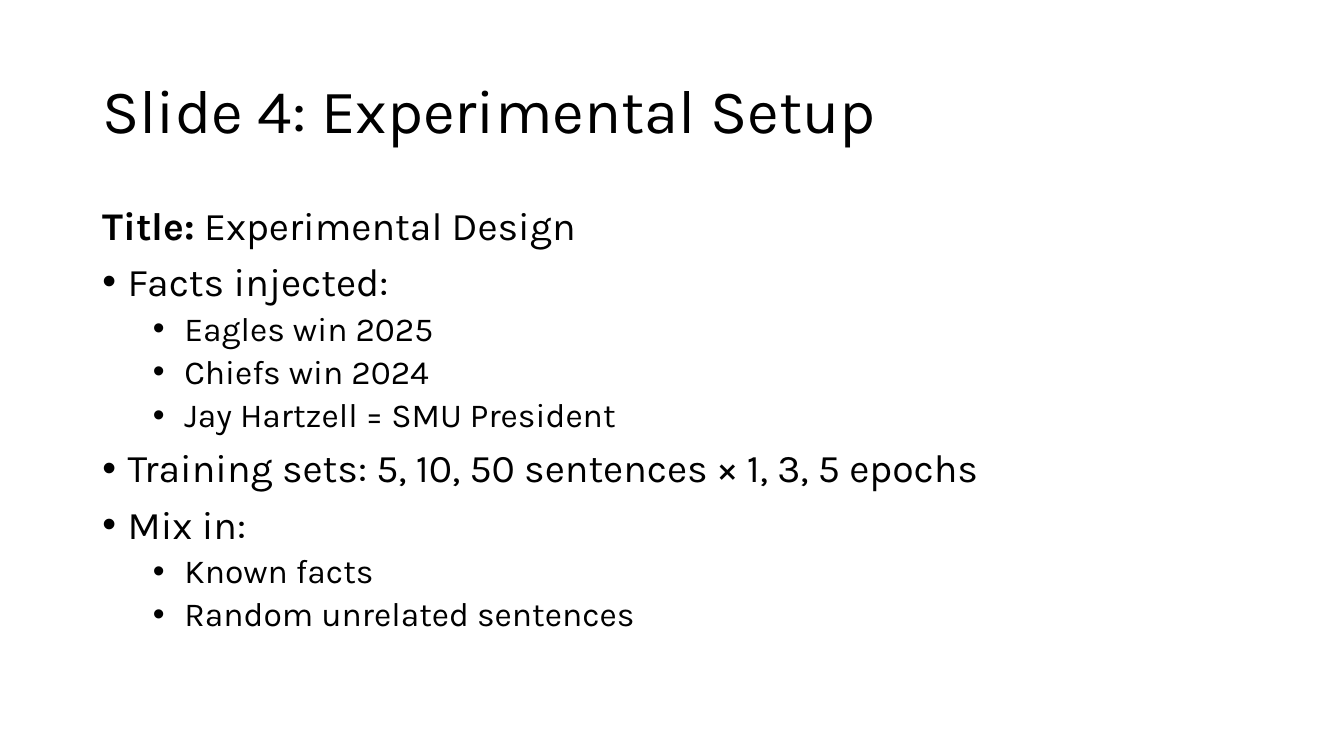
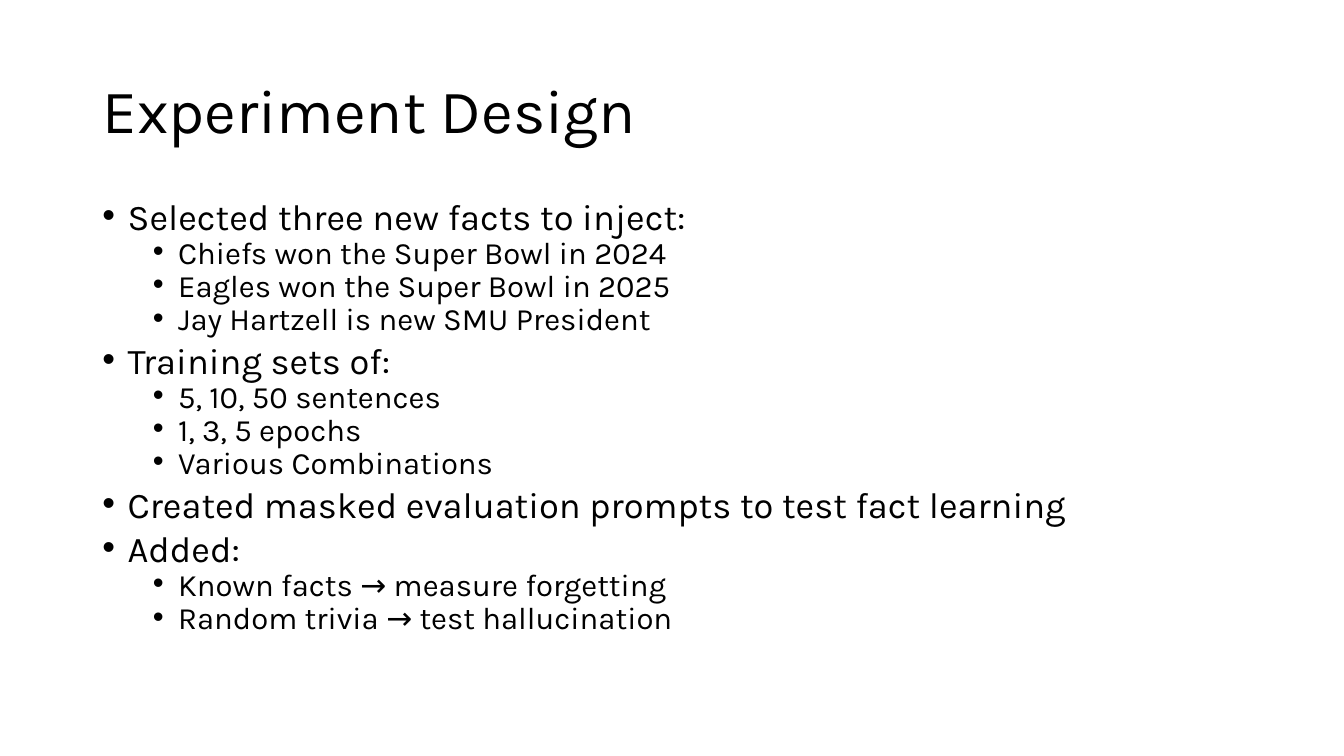
Before and after one commit to b1akp1astik/bert-fact-injection, a slide deck: slide 4 of presentation/Presentation.pptx. Drawn at 1344x756 pixels with LibreOffice and Linux fonts; fonts in the diff are those of the drawing. Boxes give left, top, right and bottom in pixels: in the first picture for what was removed or moved away, otherwise in the second. Text is boxed around its words. In the diff, an @@ line names an element or a change of style, - is before the commit and + after.

```diff
--- a/presentation/Presentation.pptx
+++ b/presentation/Presentation.pptx
@@ title at (x1=102, y1=90, x2=636, y2=148): text changed @@
-Slide 4: Experimental Setup
+Experiment Design
@@ text at (x1=128, y1=205, x2=1066, y2=630): text changed; size 28 to 22.2 pt @@
-Title: Experimental Design
-• Facts injected:
-  • Eagles win 2025
-  • Chiefs win 2024
-  • Jay Hartzell = SMU President
-• Training sets: 5, 10, 50 sentences × 1, 3, 5 epochs
-• Mix in:
-  • Known facts
-  • Random unrelated sentences
+• Selected three new facts to inject:
+  • Chiefs won the Super Bowl in 2024
+  • Eagles won the Super Bowl in 2025
+  • Jay Hartzell is new SMU President
+• Training sets of:
+  • 5, 10, 50 sentences
+  • 1, 3, 5 epochs
+  • Various Combinations
+• Created masked evaluation prompts to test fact learning
+• Added:
+  • Known facts → measure forgetting
+  • Random trivia → test hallucination
```
Also in this commit, not shown: 12 other slides changed, 4 slides added, 1 slide removed, 9 other files.
